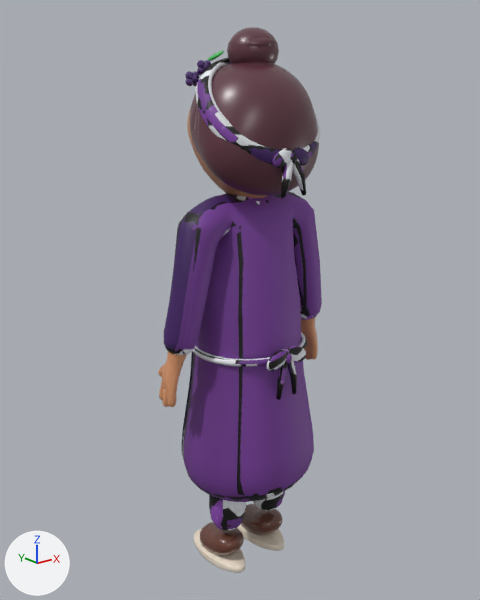
Before and after pictures for a commit that changed the glTF model game/assets/models/characters/amora_v2.glb.
One viewpoint serves both versions: a camera (50 mm lens) standing at (-1.248, -1.515, 1.526) and looking at (-0.01, 0.033, 0.907). Every picture has the same lights, and +X, +Y and +Z are marked at lower left. The picture after the commit comes second. Vertices at exactly the same position are counted once.

Names of what the first picture shows: 'Amora_Cloth', 'Amora_Gear', 'Amora_Hair', 'Amora_Skin'.
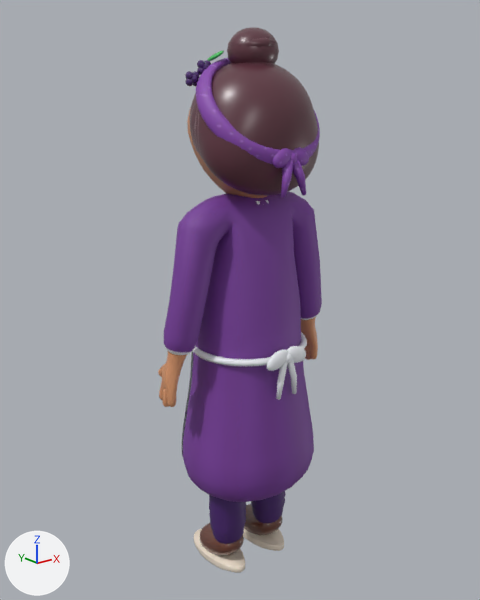
Changed parts and their boxes (x1, y1, x2, y2) in the pictures (480 x 600 px; the box of a moved part takes in the faces that stretch with it):
'Amora_Cloth', reshaped
    before: (164, 58, 322, 531)
    after: (164, 58, 322, 544)
part 1 of me_amora_cloth, moved or reshaped
    before: (209, 491, 285, 531)
    after: (209, 491, 286, 544)
part 2 of me_amora_cloth, surface changed (lighter)
    both: (164, 58, 320, 516)

The edits, one by one:
me_amora_cloth is used by ob_amora_cloth; location (0.0, 0.0, 0.0).
me_amora_cloth had 4333 vertices, 8522 faces and spanned x -0.303..0.303, y -0.199..0.201, z 0.134..1.62.
me_amora_cloth now has 4456 vertices, 8768 faces and spans x -0.303..0.303, y -0.199..0.201, z 0.081..1.62.
me_amora_cloth part 1: 31 vertices moved from x -0.138..0.15, y -0.054..0.053, z 0.176..0.355 to x -0.137..0.15, y -0.057..0.057, z 0.168..0.4; 254 vertices removed from x -0.149..0.149, y -0.055..0.06, z 0.134..0.563; 377 vertices added at x -0.149..0.15, y -0.058..0.06, z 0.081..0.564.
me_amora_cloth part 2: 6470 kept faces spanning x -0.303..0.303, y -0.199..0.201, z 0.186..1.62 get new texture (UV) coordinates.
